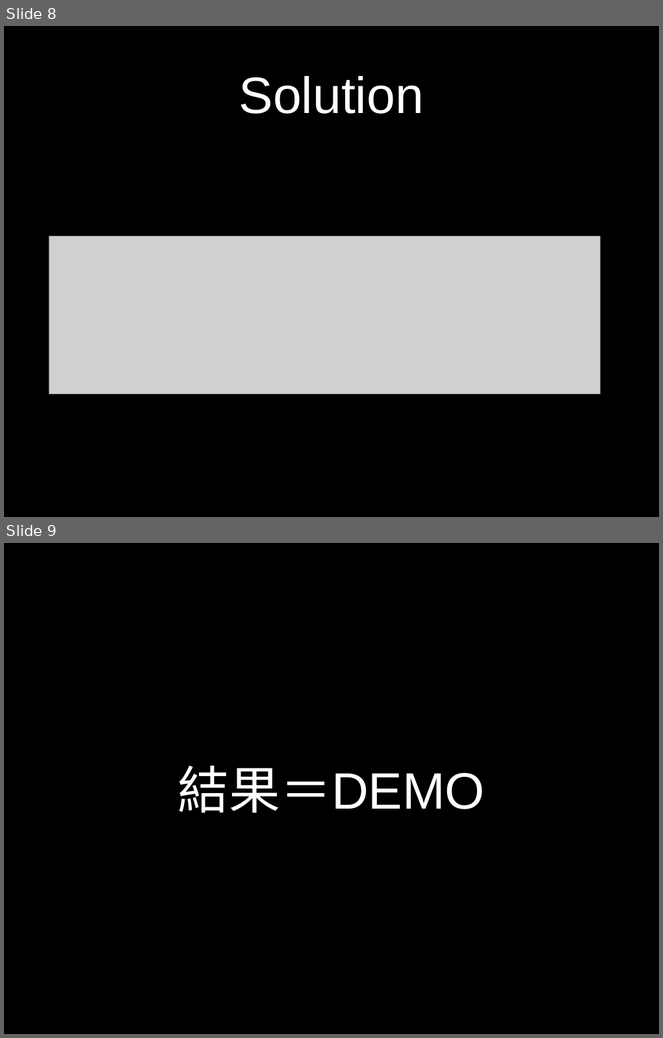
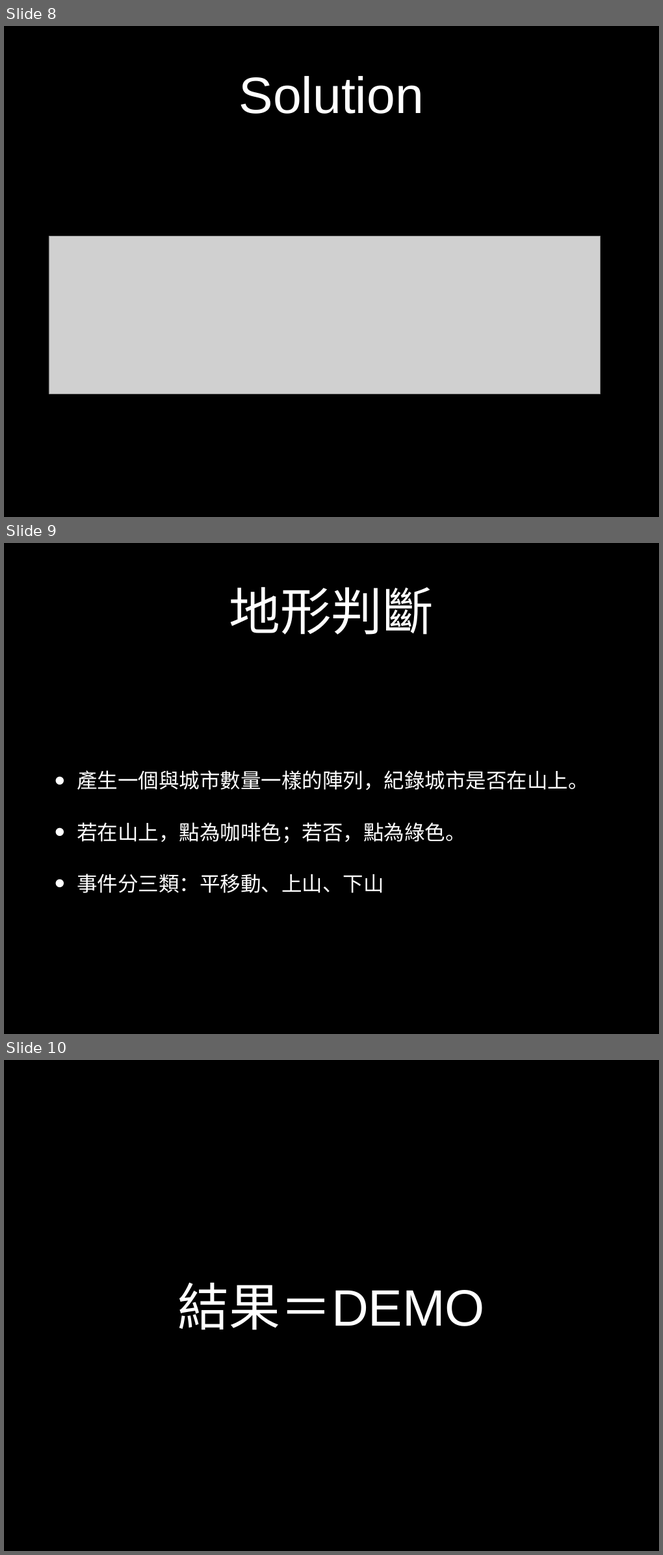
Before and after one commit to thootau99/genetic_algorithm_ai_practice, a slide deck: presertation.pptx. Shown one above the other, each under a label of ours: slides 8 and 9 before the commit, slides 8, 9 and 10 after it. The pictures are 663x1038 and 663x1555 pixels, drawn with LibreOffice and Linux fonts; fonts in the diff are those of the drawing; grey boxes stand for pictures. Boxes give left, top, right and bottom in pixels: in the first picture for what was removed or moved away, otherwise in the second. Text is boxed around its words. In the diff, an @@ line names an element or a change of style, - is before the commit and + after.

```diff
--- a/presertation.pptx
+++ b/presertation.pptx
@@ slide 9 added at [4, 543, 659, 1034], background #000000 @@
@@ title added at [229, 587, 434, 635], 80 pt, text #FFFFFF @@
+地形判斷
@@ text added at [77, 771, 589, 893], 32 pt, text #FFFFFF @@
+• 產生一個與城市數量一樣的陣列，紀錄城市是否在山上。
+• 若在山上，點為咖啡色；若否，點為綠色。
+• 事件分三類：平移動、上山、下山
@@ what was slide 9 is now slide 10 @@
```
Also in this commit, not shown: 3 slides changed, 1 other file.
